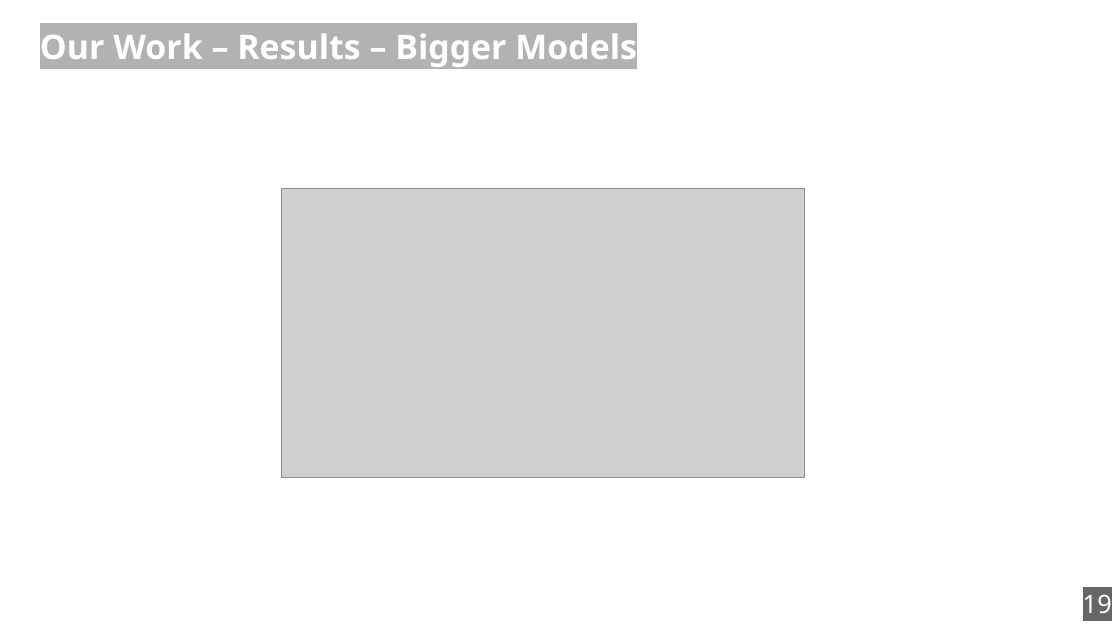
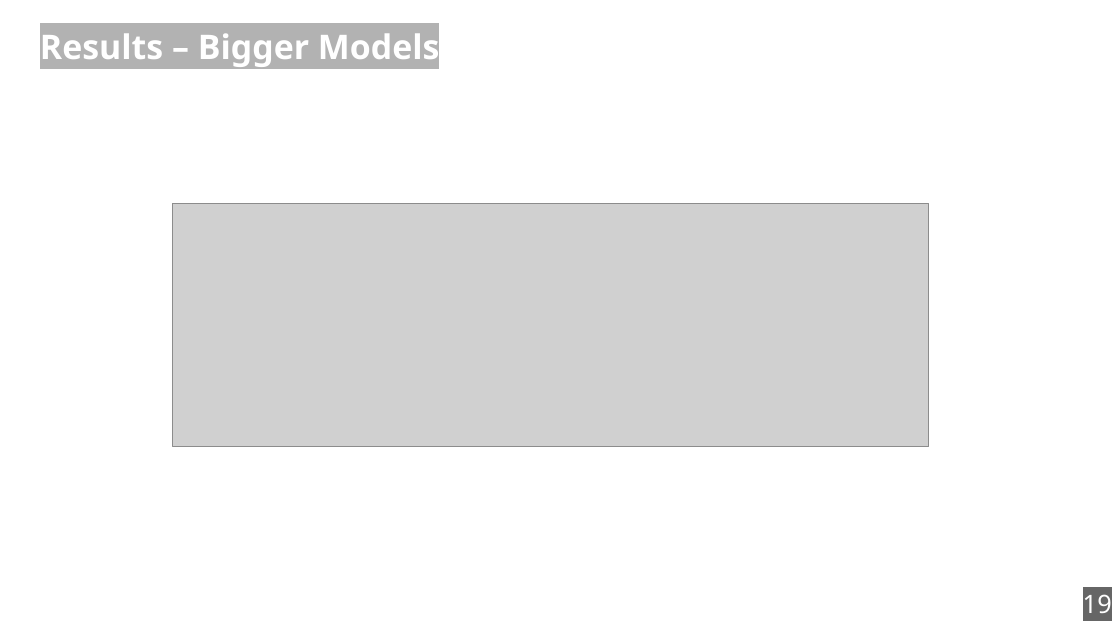
Before and after one commit to zouharvi/reference-mt-distill, a slide deck: slide 19 of meta/naacl_presentation.odp. Drawn at 1120x630 pixels with LibreOffice and Linux fonts; fonts in the diff are those of the drawing; grey boxes stand for pictures. Boxes give left, top, right and bottom in pixels: in the first picture for what was removed or moved away, otherwise in the second. Text is boxed around its words. In the diff, an @@ line names an element or a change of style, - is before the commit and + after.

```diff
--- a/meta/naacl_presentation.odp
+++ b/meta/naacl_presentation.odp
@@ title at bbox=[40, 27, 440, 68]: text changed @@
-Our Work – Results – Bigger Models
+Results – Bigger Models
@@ picture: place and size @@
-picture at bbox=[282, 189, 805, 478]
+picture at bbox=[173, 203, 929, 447]
```
Also in this commit, not shown: 10 other slides changed, 1 slide added, 1 slide removed.
